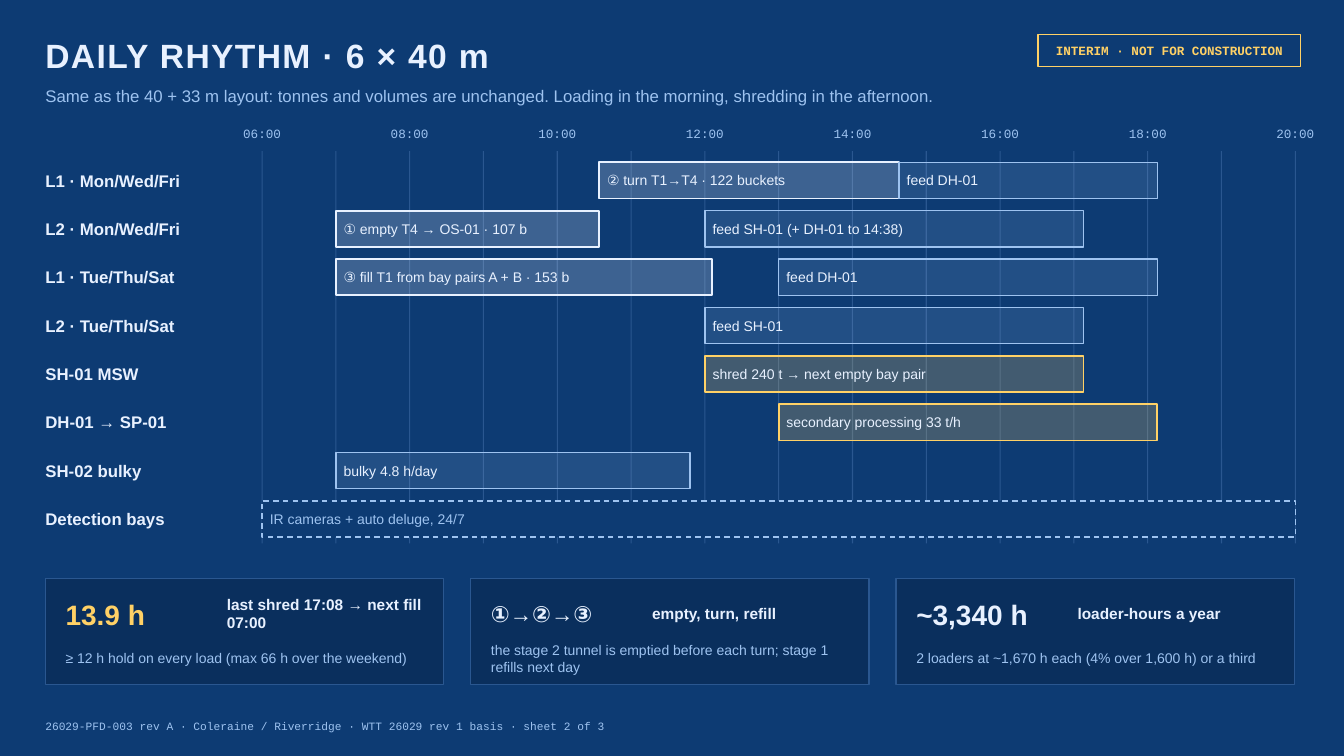
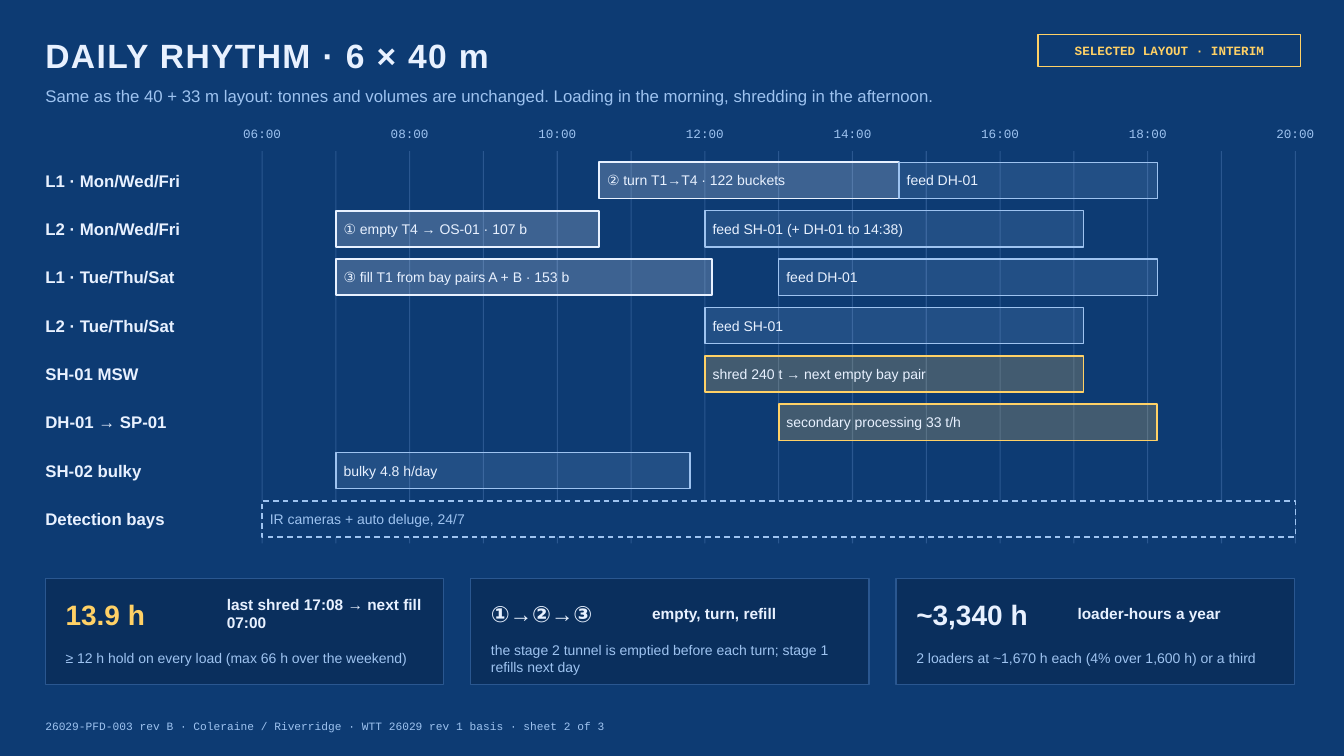
Before and after one commit to kiddr957-boop/tunnel-dashboard, a slide deck: slide 2 of Coleraine-6x40m-Tunnel-PFD.pptx. Drawn at 1344x756 pixels with LibreOffice and Linux fonts; fonts in the diff are those of the drawing. Boxes give left, top, right and bottom in pixels: in the first picture for what was removed or moved away, otherwise in the second. Text is boxed around its words. In the diff, an @@ line names an element or a change of style, - is before the commit and + after.

```diff
--- a/Coleraine-6x40m-Tunnel-PFD.pptx
+++ b/Coleraine-6x40m-Tunnel-PFD.pptx
@@ text in rectangle at [1075,46,1264,55]: text changed @@
-INTERIM · NOT FOR CONSTRUCTION
+SELECTED LAYOUT · INTERIM
@@ text at [45,722,605,733]: text changed @@
-26029-PFD-003 rev A · Coleraine / Riverridge · WTT 26029 rev 1 basis · sheet 2 of 3
+26029-PFD-003 rev B · Coleraine / Riverridge · WTT 26029 rev 1 basis · sheet 2 of 3
```
Also in this commit, not shown: 2 other slides changed, 3 other files.
